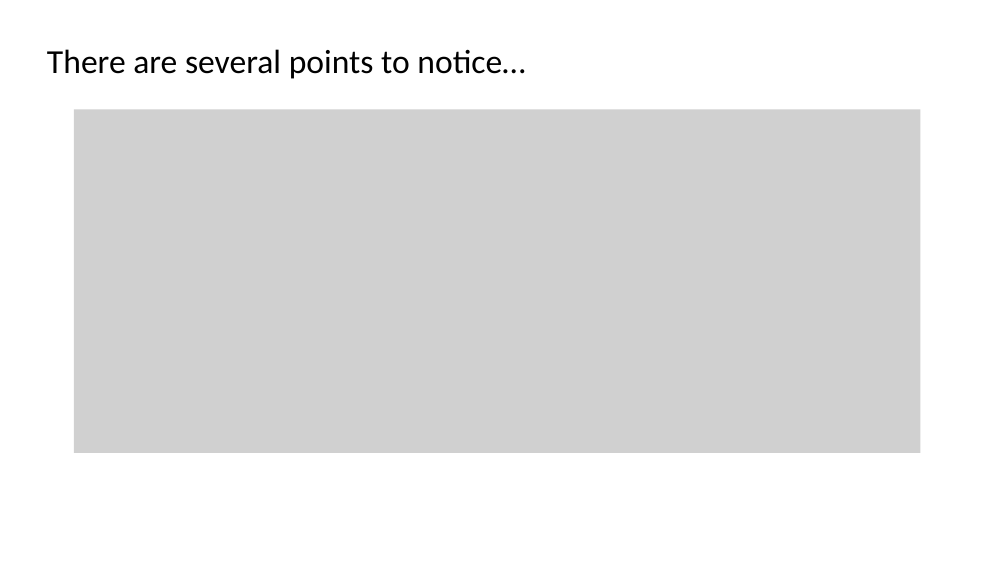
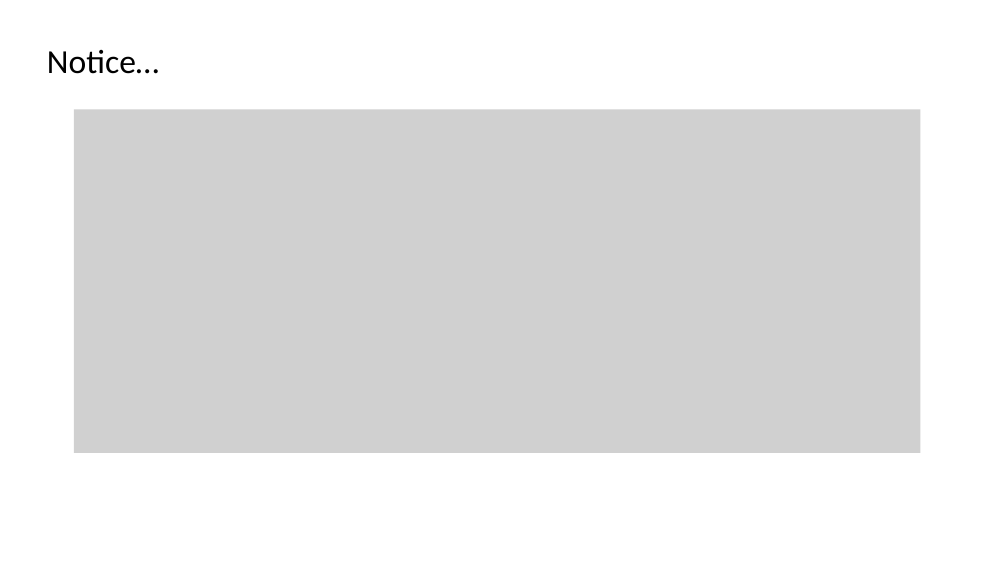
Before and after one commit to Saul-Youssef/coda, a slide deck: slide 12 of doc/talk/coda.pptx. Drawn at 1008x567 pixels with LibreOffice and Linux fonts; fonts in the diff are those of the drawing; grey boxes stand for pictures. Boxes give left, top, right and bottom in pixels: in the first picture for what was removed or moved away, otherwise in the second. Text is boxed around its words. In the diff, an @@ line names an element or a change of style, - is before the commit and + after.

```diff
--- a/doc/talk/coda.pptx
+++ b/doc/talk/coda.pptx
@@ text at (47,50,159,74): text changed @@
-There are several points to notice…
+Notice…
```
Also in this commit, not shown: 4 other slides changed, 8 slides added, 5 slides removed, 4 other files.
